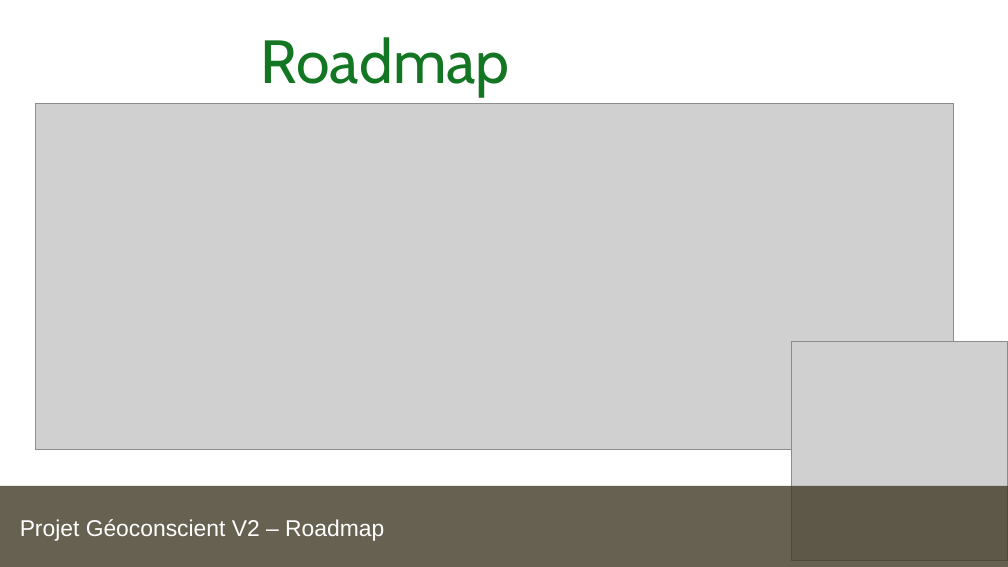
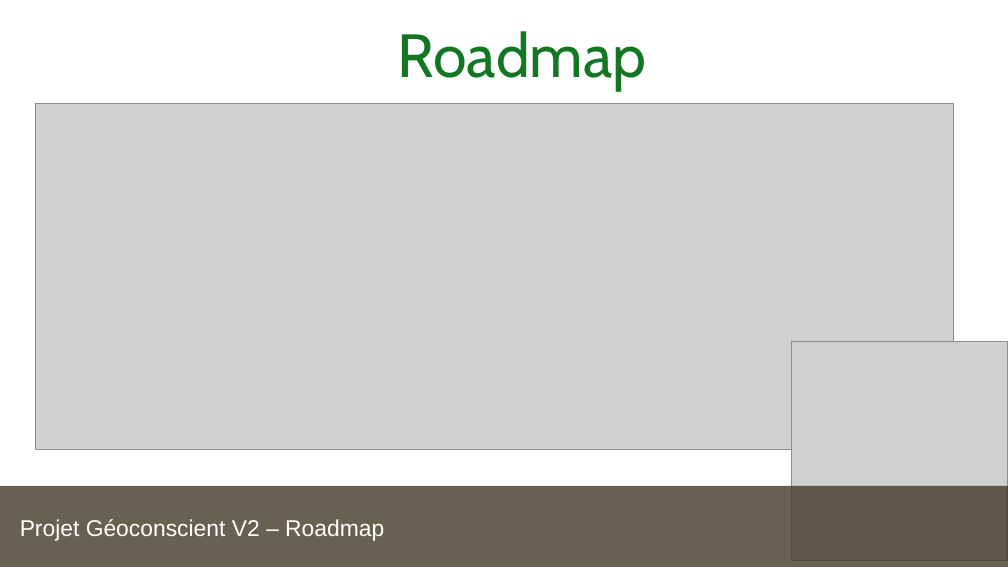
Before and after one commit to etcomment/OCR_f00sus_, a slide deck: slide 16 of presentation.odp. Drawn at 1008x567 pixels with LibreOffice and Linux fonts; fonts in the diff are those of the drawing; grey boxes stand for pictures. Boxes give left, top, right and bottom in pixels: in the first picture for what was removed or moved away, otherwise in the second. Text is boxed around its words. In the diff, an @@ line names an element or a change of style, - is before the commit and + after.

```diff
--- a/presentation.odp
+++ b/presentation.odp
@@ text "Roadmap": place and size @@
-text "Roadmap" at [261, 37, 510, 97]
+text "Roadmap" at [398, 31, 647, 91]
```
Also in this commit, not shown: 6 other slides changed.
